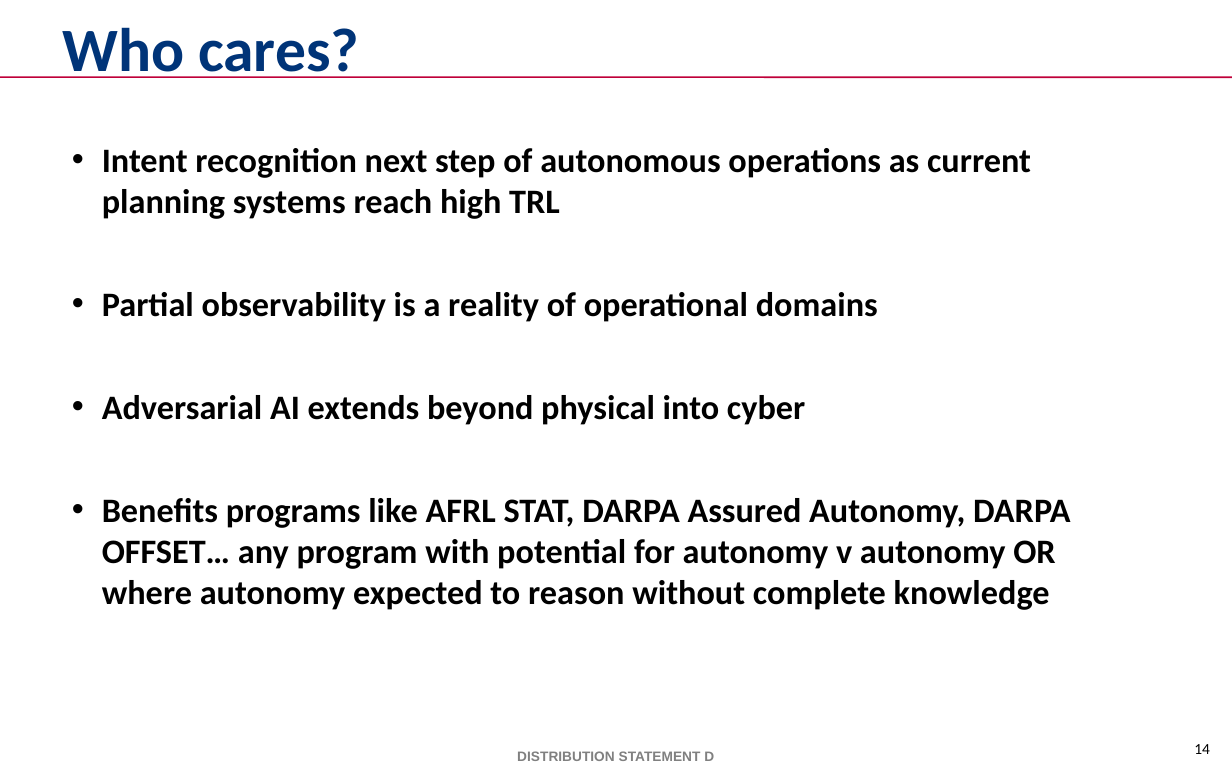
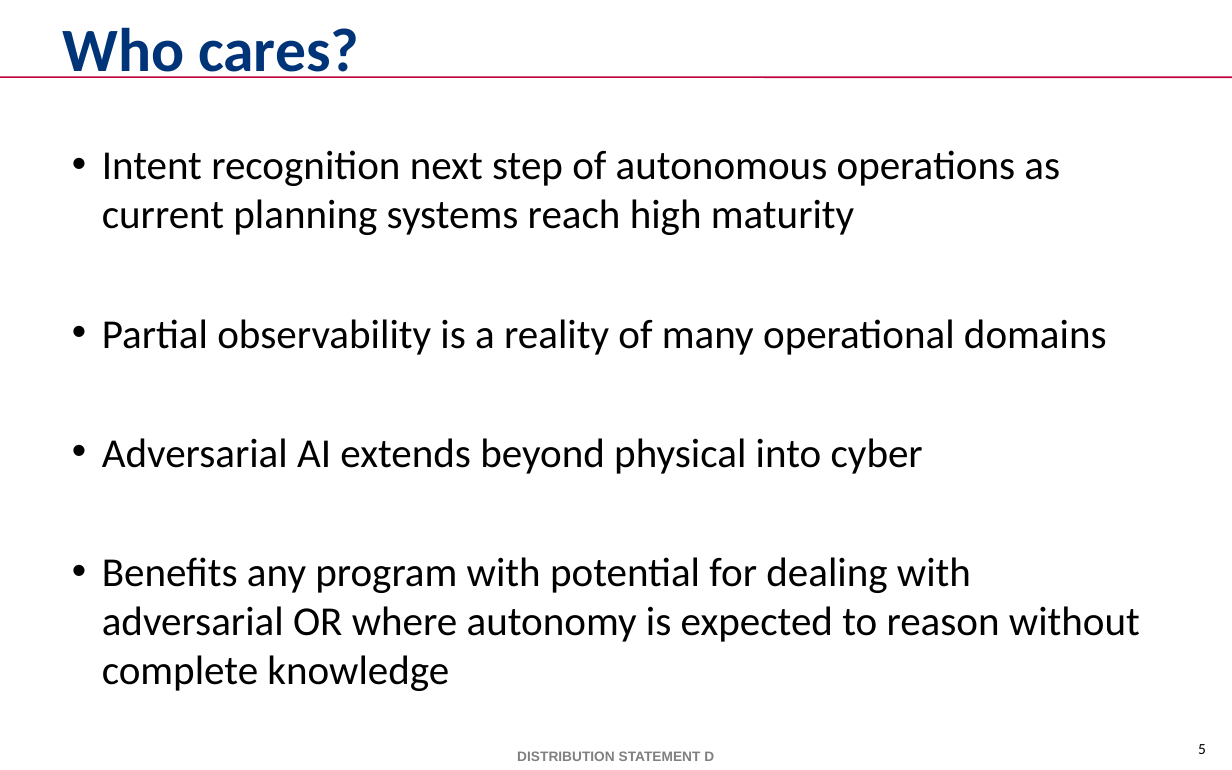
Before and after one commit to mikewkozak/IRE, a slide deck: slide 5 of Documentation/mkozak - Intent Recognition Engine.pptx (slide 14 before the commit). Drawn at 1232x770 pixels with LibreOffice and Linux fonts; fonts in the diff are those of the drawing; background and template pictures are left out. Boxes give left, top, right and bottom in pixels: in the first picture for what was removed or moved away, otherwise in the second. Text is boxed around its words. In the diff, an @@ line names an element or a change of style, - is before the commit and + after.

```diff
--- a/Documentation/mkozak - Intent Recognition Engine.pptx
+++ b/Documentation/mkozak - Intent Recognition Engine.pptx
@@ text at bbox=[102, 150, 1107, 355]: text changed; size 20 to 24 pt; bold off @@
-• Intent recognition next step of autonomous operations as current planning systems reach high TRL
-• Partial observability is a reality of operational domains
+• Intent recognition next step of autonomous operations as current planning systems reach high maturity
+• Partial observability is a reality of many operational domains
@@ text at bbox=[102, 438, 923, 474]: size 20 to 24 pt, bold off in "Adversarial AI extends beyond physical into cyber" @@
@@ text at bbox=[102, 557, 1140, 691]: text changed; size 20 to 24 pt; bold off @@
-• Benefits programs like AFRL STAT, DARPA Assured Autonomy, DARPA OFFSET… any program with potential for autonomy v autonomy OR where autonomy expected to reason without complete knowledge
+• Benefits any program with potential for dealing with adversarial OR where autonomy is expected to reason without complete knowledge
@@ page number at bbox=[1198, 744, 1206, 754]: text changed @@
-14
+5
```
Also in this commit, not shown: 9 other slides changed, 21 slides added, 1 slide removed, 5 other files.
